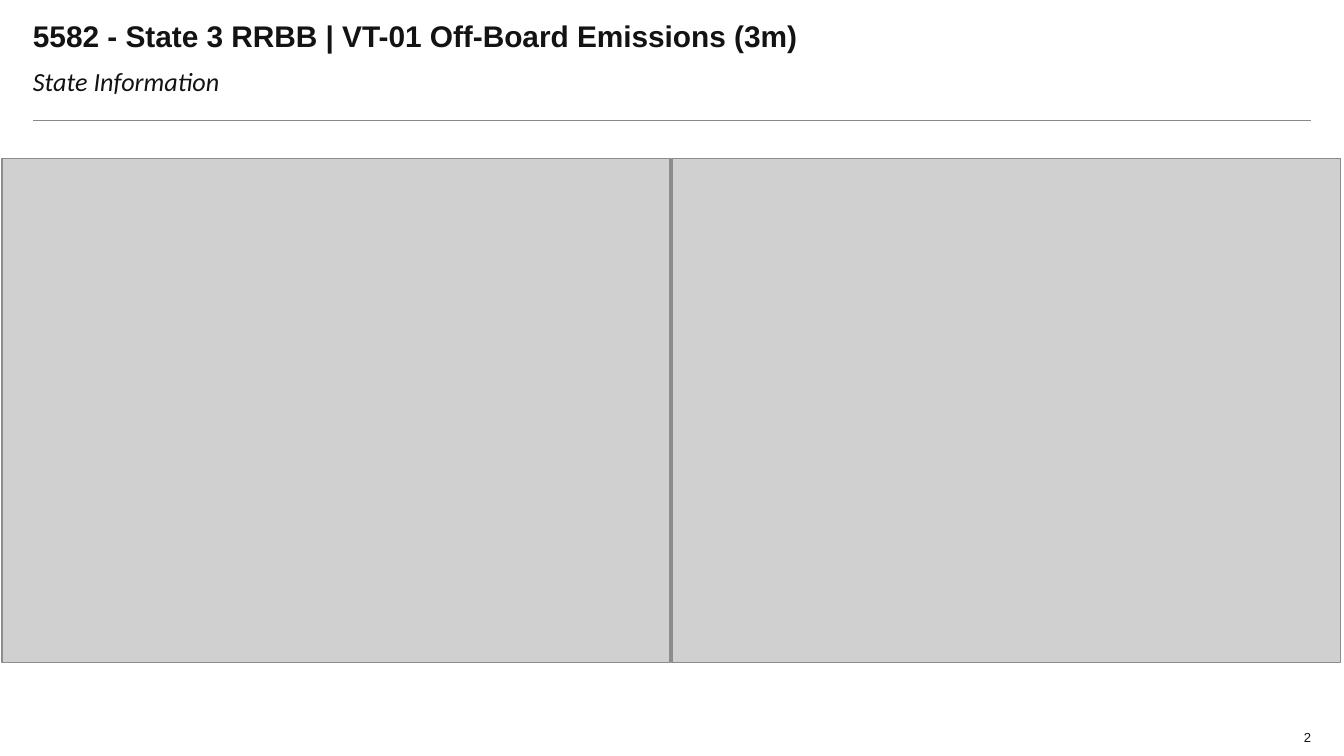
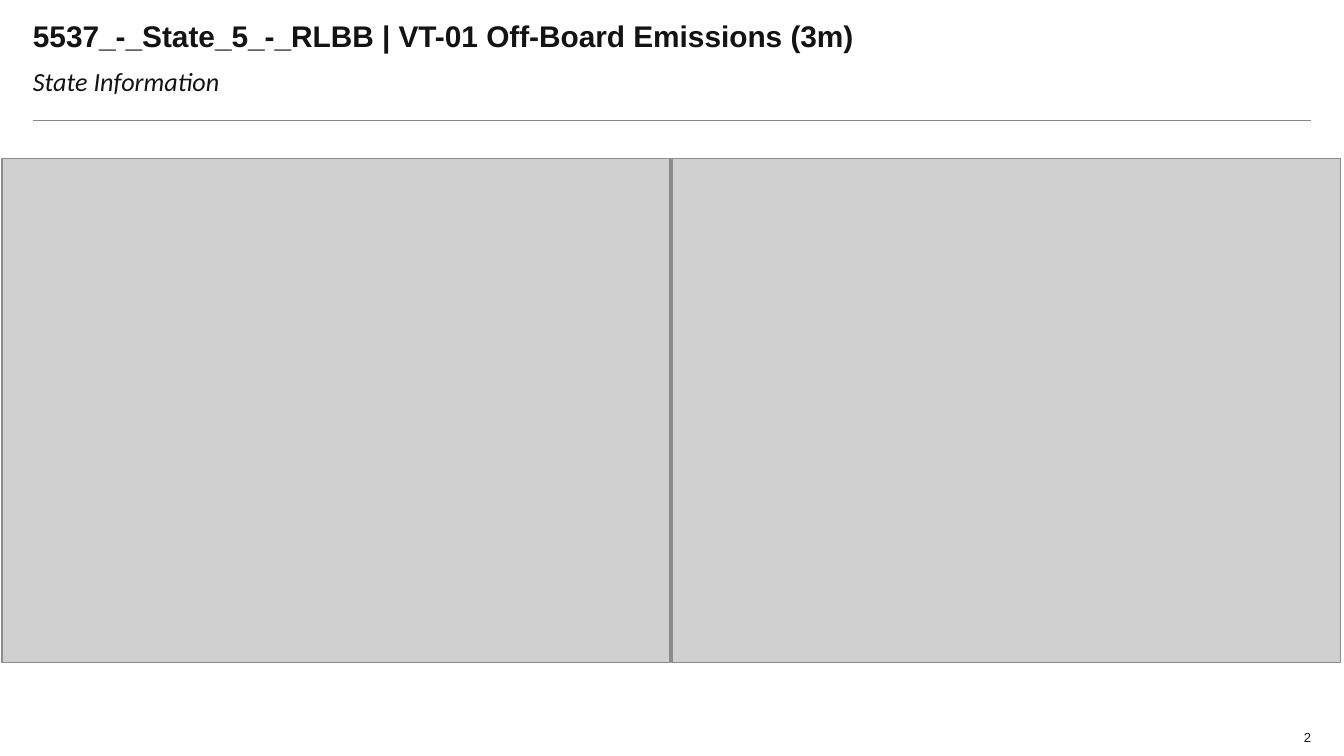
Before and after one commit to Laurapaws/graphGrabber, a slide deck: slide 2 of newDeck.pptx. Drawn at 1344x756 pixels with LibreOffice and Linux fonts; fonts in the diff are those of the drawing; grey boxes stand for pictures; background and template pictures are left out. Boxes give left, top, right and bottom in pixels: in the first picture for what was removed or moved away, otherwise in the second. Text is boxed around its words. In the diff, an @@ line names an element or a change of style, - is before the commit and + after.

```diff
--- a/newDeck.pptx
+++ b/newDeck.pptx
@@ title at <box>33,25,854,52</box>: text changed @@
-5582 - State 3 RRBB | VT-01 Off-Board Emissions (3m)
+5537_-_State_5_-_RLBB | VT-01 Off-Board Emissions (3m)
```
Also in this commit, not shown: 8 other slides changed, 5 other files.
